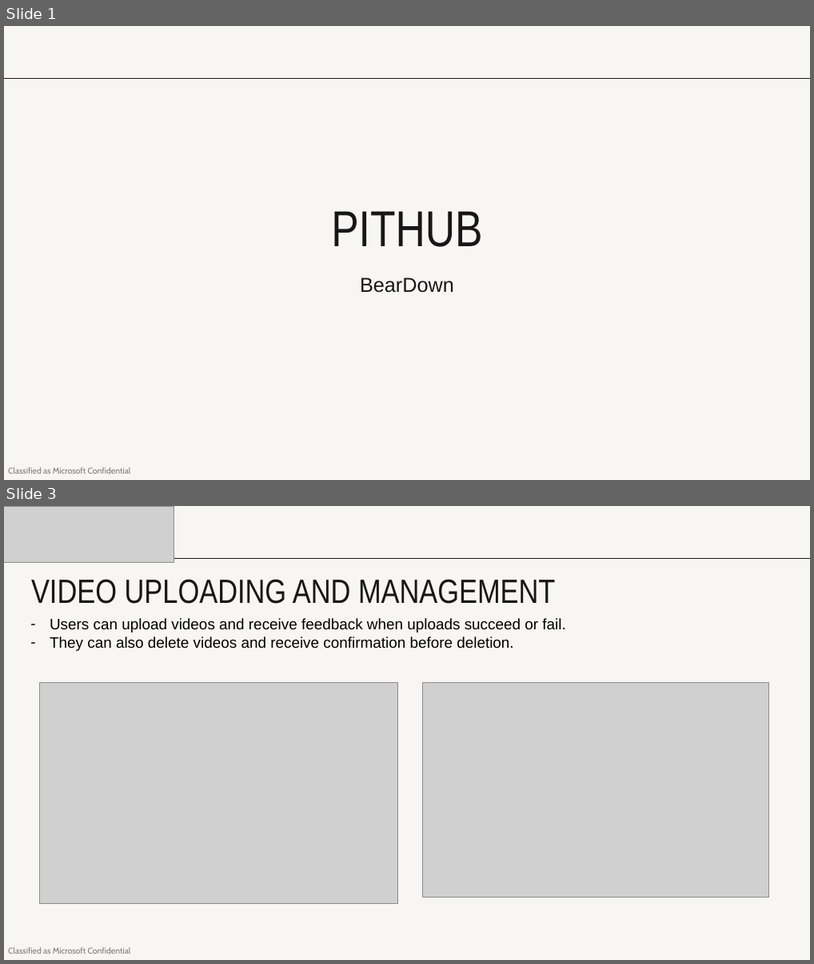
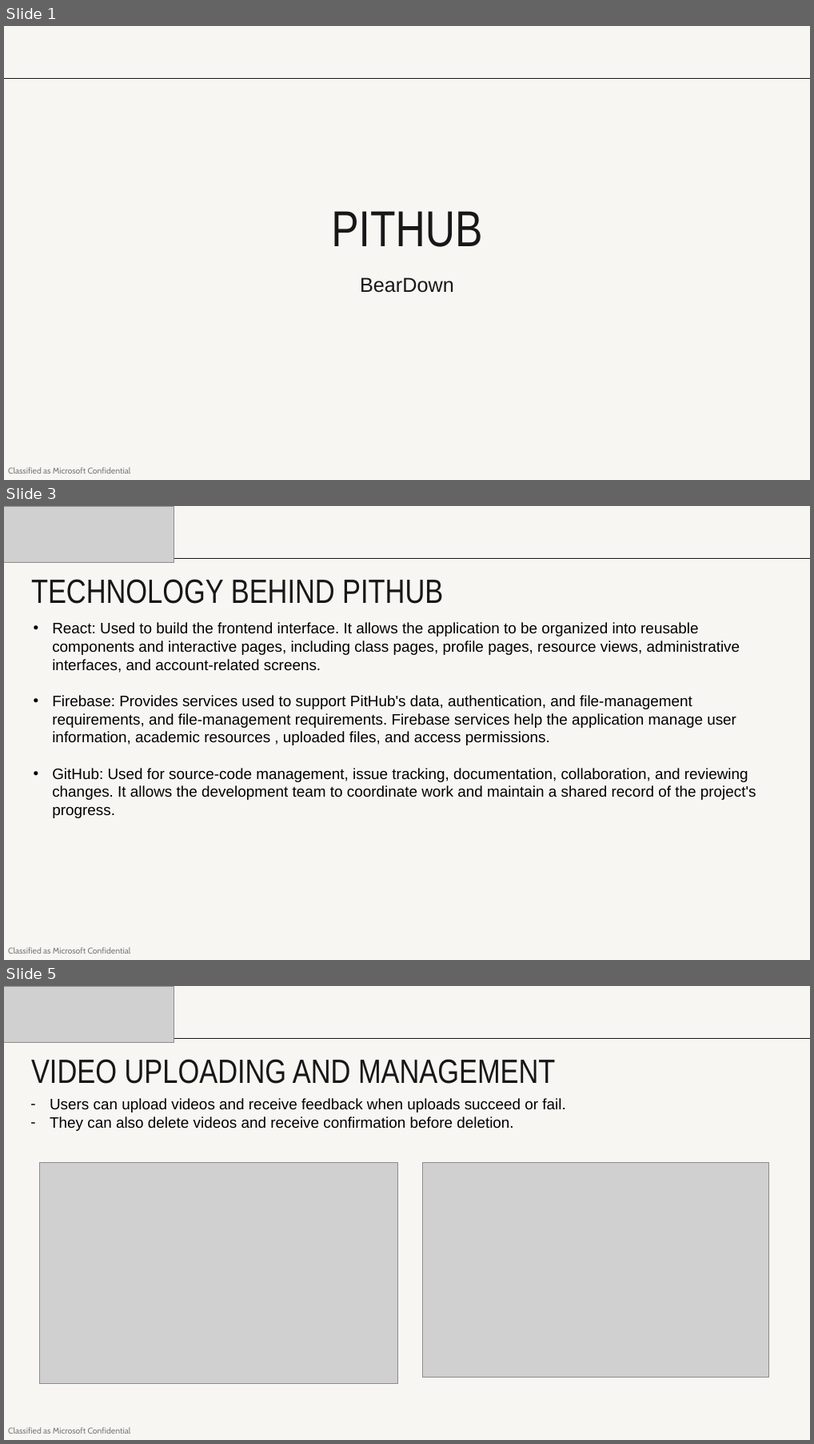
Before and after one commit to Bear-Down/pithub, a slide deck: backlogs/Pithub Recruitment Presentation.pptx. Shown one above the other, each under a label of ours: slides 1 and 3 before the commit, slides 1, 3 and 5 after it; the slides between them are not shown. The pictures are 814x964 and 814x1444 pixels, drawn with LibreOffice and Linux fonts; fonts in the diff are those of the drawing; grey boxes stand for pictures. Boxes give left, top, right and bottom in pixels: in the first picture for what was removed or moved away, otherwise in the second. Text is boxed around its words. In the diff, an @@ line names an element or a change of style, - is before the commit and + after.

```diff
--- a/backlogs/Pithub Recruitment Presentation.pptx
+++ b/backlogs/Pithub Recruitment Presentation.pptx
@@ slide 3 added at bbox=[4, 506, 810, 960], background #F7F6F3; not listed: 2 template elements that a slide beside it also shows @@
@@ picture added at bbox=[4, 506, 174, 562] @@
@@ title added at bbox=[31, 579, 443, 604], 40 pt, text #171717 @@
+TECHNOLOGY BEHIND PITHUB
@@ text added at bbox=[52, 622, 757, 818], 18 pt, text #000000 @@
+• React: Used to build the frontend interface. It allows the application to be organized into reusable components and interactive pages, including class pages, profile pages, resource views, administrative interfaces, and account-related screens.
+• Firebase: Provides services used to support PitHub's data, authentication, and file-management requirements, and file-management requirements. Firebase services help the application manage user information, academic resources , uploaded files, and access permissions.
+• GitHub: Used for source-code management, issue tracking, documentation, collaboration, and reviewing changes. It allows the development team to coordinate work and maintain a shared record of the project's progress.
@@ what was slide 3 is now slide 5 @@
```
Also in this commit, not shown: 1 slide changed, 1 other slide added.
